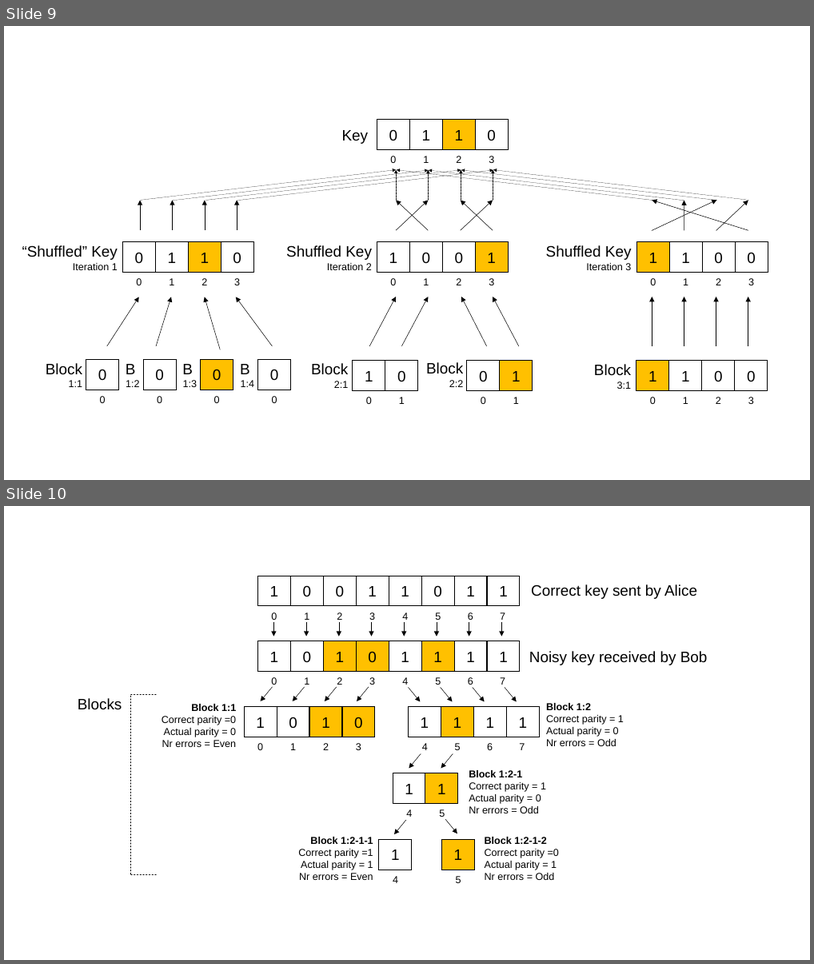
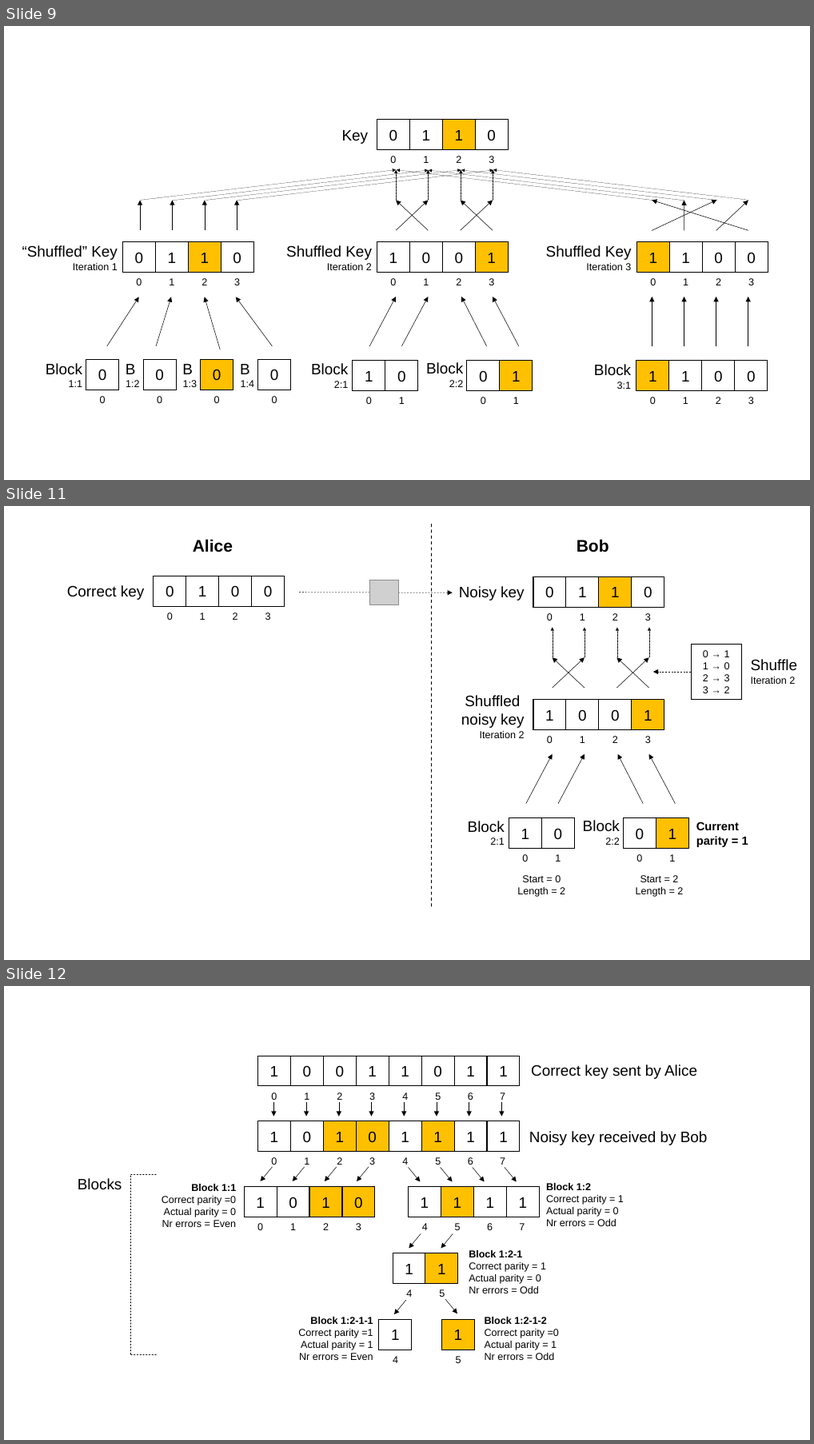
Before and after one commit to brunorijsman/cascade-python, a slide deck: docs/source/figures/figures.pptx. Shown one above the other, each under a label of ours: slides 9 and 10 before the commit, slides 9, 11 and 12 after it; the slides between them are not shown. The pictures are 814x964 and 814x1444 pixels, drawn with LibreOffice and Linux fonts; fonts in the diff are those of the drawing; grey boxes stand for pictures. Boxes give left, top, right and bottom in pixels: in the first picture for what was removed or moved away, otherwise in the second. Text is boxed around its words. In the diff, an @@ line names an element or a change of style, - is before the commit and + after.

Commit message:
compute current parity

```diff
--- a/docs/source/figures/figures.pptx
+++ b/docs/source/figures/figures.pptx
@@ slide 11 added at <box>4,506,810,960</box>, background #FFFFFF @@
@@ line added from (432, 524) to (432, 908), #000000 1 pt dashed @@
@@ text added at <box>193,539,233,552</box>, 20 pt, text #000000, bold @@
+Alice
@@ text added at <box>577,539,610,552</box>, 20 pt, text #000000, bold @@
+Bob
@@ text added at <box>67,585,144,600</box>, 18 pt, text #000000 @@
+Correct key
@@ arrow added from (298, 592) to (453, 592), #000000 0.5 pt dashed @@
@@ picture added at <box>370,580,398,604</box> @@
@@ text added at <box>459,586,524,600</box>, 18 pt, text #000000 @@
+Noisy key
@@ group added at <box>154,576,285,620</box>: 4 rectangles, 4 texts @@
+0
+1
+0
+0
+0
+1
+2
+3
@@ group added at <box>534,576,665,620</box>: 4 rectangles, 4 texts @@
+0
+1
+1
+0
+0
+1
+2
+3
@@ arrow added from (553, 657) to (553, 627), #000000 0.25 pt dashed @@
@@ arrow added from (585, 657) to (585, 627), #000000 0.25 pt dashed @@
@@ arrow added from (618, 657) to (618, 627), #000000 0.25 pt dashed @@
@@ arrow added from (650, 657) to (650, 627), #000000 0.25 pt dashed @@
@@ rectangle added at <box>692,644,742,700</box>, outline #000000 1 pt, 12 pt, text #000000 @@
+0 → 1
+1 → 0
+2 → 3
+3 → 2
@@ arrow added from (585, 688) to (553, 657), #000000 0.5 pt @@
@@ arrow added from (553, 688) to (585, 657), #000000 0.5 pt @@
@@ arrow added from (618, 688) to (650, 657), #000000 0.5 pt @@
@@ arrow added from (650, 688) to (618, 657), #000000 0.5 pt @@
@@ arrow added from (692, 672) to (654, 672), #000000 0.5 pt dashed @@
@@ text added at <box>751,659,798,684</box>, 12 pt, text #000000 @@
+Shuffle
+Iteration 2
@@ text added at <box>462,695,525,738</box>, 18 pt, text #000000 @@
+Shuffled
+noisy key
+Iteration 2
@@ group added at <box>534,700,665,743</box>: 4 rectangles, 4 texts @@
+1
+0
+0
+1
+0
+1
+2
+3
@@ arrow added from (526, 804) to (553, 754), #000000 0.5 pt @@
@@ arrow added from (558, 804) to (585, 754), #000000 0.5 pt @@
@@ arrow added from (643, 804) to (618, 754), #000000 0.5 pt @@
@@ arrow added from (675, 804) to (650, 754), #000000 0.5 pt @@
@@ text added at <box>468,820,505,844</box>, 18 pt, text #000000 @@
+Block
+2:1
@@ text added at <box>583,820,620,844</box>, 18 pt, text #000000 @@
+Block
+2:2
@@ text added at <box>697,821,749,847</box>, 14 pt, text #000000, bold @@
+Current
+parity = 1
@@ group added at <box>509,818,574,861</box>: 2 rectangles, 2 texts @@
+1
+0
+0
+1
@@ group added at <box>623,818,690,861</box>: 2 rectangles, 2 texts @@
+0
+1
+0
+1
@@ text added at <box>518,875,566,896</box>, 12 pt, text #000000 @@
+Start = 0
+Length = 2
@@ text added at <box>636,875,683,896</box>, 12 pt, text #000000 @@
+Start = 2
+Length = 2
@@ what was slide 10 is now slide 12 @@
```
Also in this commit, not shown: 1 other slide added, 2 other files.
